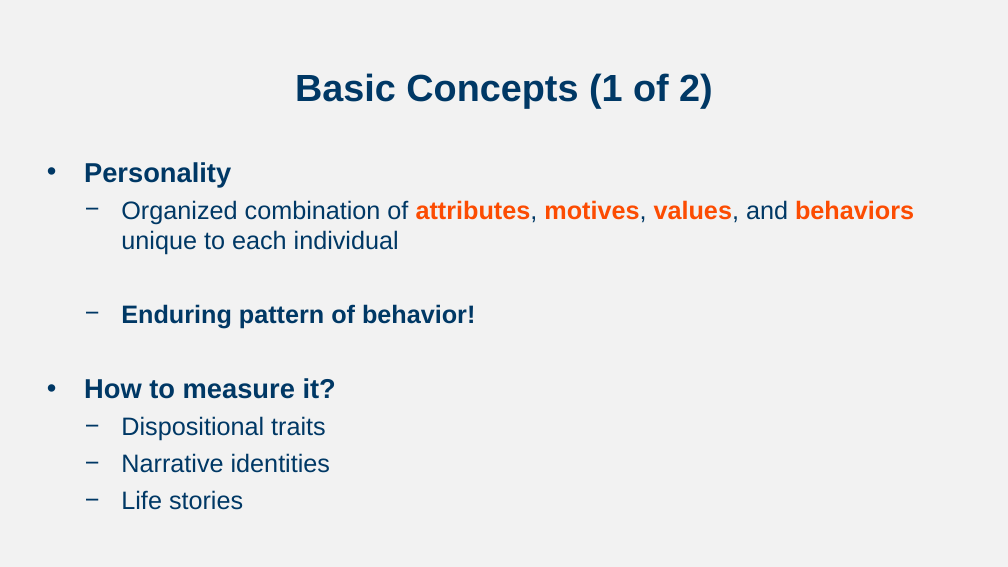
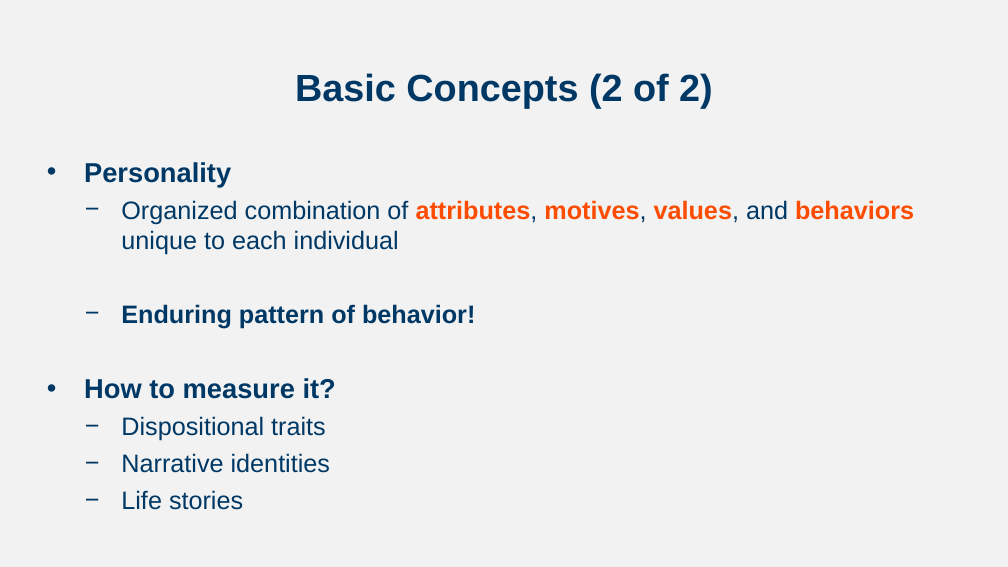
Before and after one commit to npm27/Teaching-Materials, a slide deck: slide 3 of Developmental Fall 23/Slides/Chapter 11.pptx (slide 2 before the commit). Drawn at 1008x567 pixels with LibreOffice and Linux fonts; fonts in the diff are those of the drawing. Boxes give left, top, right and bottom in pixels: in the first picture for what was removed or moved away, otherwise in the second. Text is boxed around its words. In the diff, an @@ line names an element or a change of style, - is before the commit and + after.

```diff
--- a/Developmental Fall 23/Slides/Chapter 11.pptx
+++ b/Developmental Fall 23/Slides/Chapter 11.pptx
@@ title at (x1=295, y1=73, x2=713, y2=108): text changed @@
-Basic Concepts (1 of 2)
+Basic Concepts (2 of 2)
```
Also in this commit, not shown: 4 other slides changed, 2 slides added, 3 slides removed.
